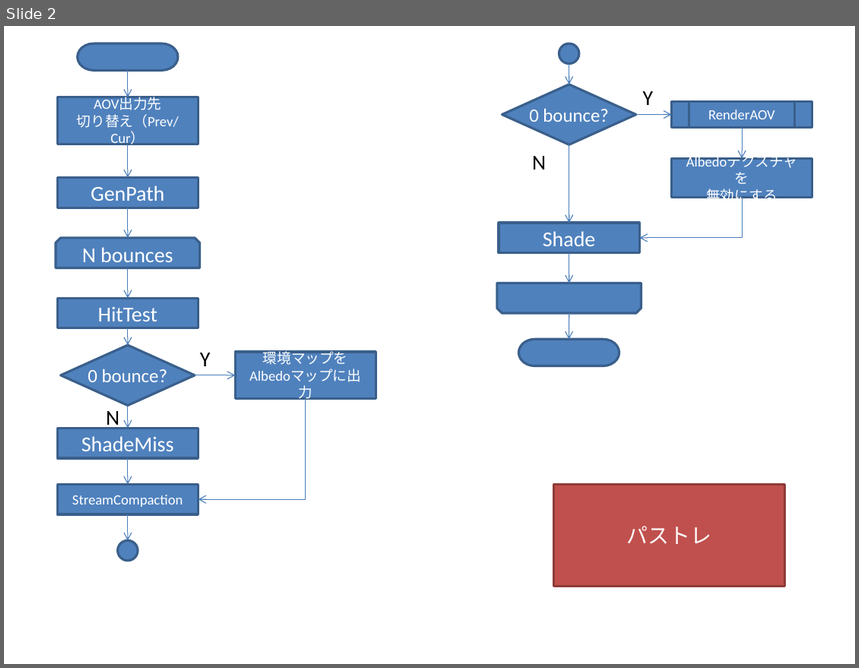
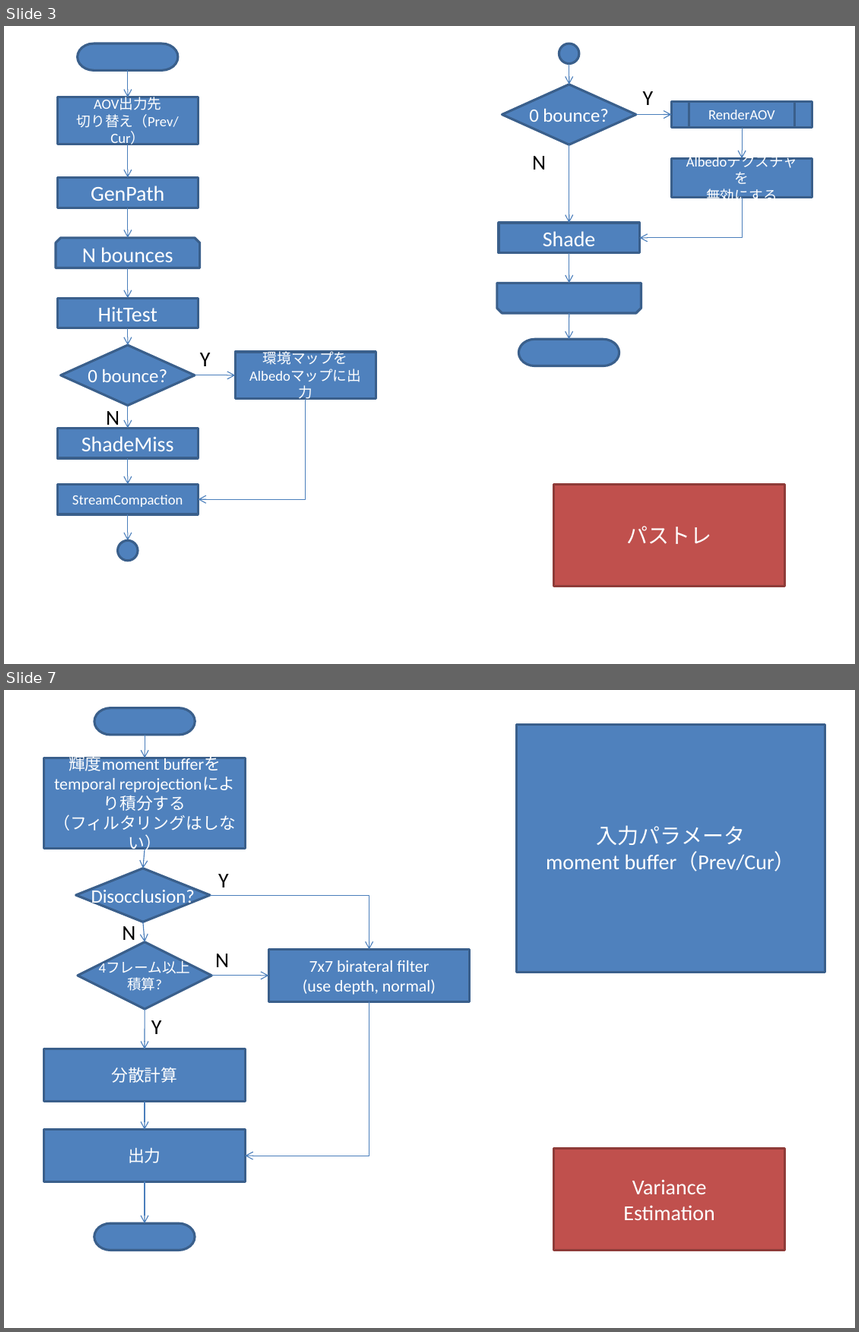
Before and after one commit to nackdai/aten, a slide deck: docs/FlowChartForSVGF.pptx. Shown one above the other, each under a label of ours: slide 2 before the commit, slides 3 and 7 after it; the slides between them are not shown. The pictures are 859x668 and 859x1332 pixels, drawn with LibreOffice and Linux fonts; fonts in the diff are those of the drawing. Boxes give left, top, right and bottom in pixels: in the first picture for what was removed or moved away, otherwise in the second. Text is boxed around its words. In the diff, an @@ line names an element or a change of style, - is before the commit and + after.

```diff
--- a/docs/FlowChartForSVGF.pptx
+++ b/docs/FlowChartForSVGF.pptx
@@ slide 7 added at [4, 690, 855, 1328], background #FFFFFF @@
@@ pill shape added at [94, 708, 195, 734], fill #4F81BD, outline #3A5F8C 2 pt @@
@@ arrow added from (145, 735) to (145, 758), #4B7EBC 0.75 pt @@
@@ rectangle added at [516, 724, 825, 972], fill #4F81BD, outline #3A5F8C 2 pt, 18 pt, text #FFFFFF @@
+入力パラメータ
+moment buffer（Prev/Cur）
@@ rectangle added at [44, 758, 245, 848], fill #4F81BD, outline #3A5F8C 2 pt, 14 pt, text #FFFFFF @@
+輝度moment bufferをtemporal reprojectionにより積分する
+（フィルタリングはしない）
@@ arrow added from (145, 848) to (143, 869), #4B7EBC 0.75 pt @@
@@ diamond added at [76, 869, 210, 923], fill #4F81BD, outline #3A5F8C 2 pt, 16 pt, text #FFFFFF @@
+Disocclusion?
@@ text added at [218, 874, 229, 888], 18 pt, text #000000 @@
+Y
@@ elbow arrow added from (210, 895) to (369, 950), #4B7EBC 0.75 pt @@
@@ text added at [122, 926, 135, 940], 18 pt, text #000000 @@
+N
@@ arrow added from (143, 923) to (145, 942), #4B7EBC 0.75 pt @@
@@ diamond added at [78, 942, 211, 1009], fill #4F81BD, outline #3A5F8C 2 pt, 12 pt, text #FFFFFF @@
+4フレーム以上
+積算?
@@ text added at [215, 954, 229, 967], 18 pt, text #000000 @@
+N
@@ rectangle added at [268, 950, 470, 1002], fill #4F81BD, outline #3A5F8C 2 pt, 14 pt, text #FFFFFF @@
+7x7 birateral filter
+(use depth, normal)
@@ arrow added from (211, 976) to (268, 976), #4B7EBC 0.75 pt @@
@@ elbow arrow added from (369, 1002) to (245, 1156), #4B7EBC 0.75 pt @@
@@ arrow added from (145, 1009) to (145, 1049), #4B7EBC 0.75 pt @@
@@ text added at [151, 1021, 162, 1034], 18 pt, text #000000 @@
+Y
@@ rectangle added at [44, 1049, 245, 1101], fill #4F81BD, outline #3A5F8C 2 pt, 14 pt, text #FFFFFF @@
+分散計算
@@ arrow added from (145, 1102) to (145, 1130), #4B7EBC 0.75 pt @@
@@ rectangle added at [44, 1130, 245, 1182], fill #4F81BD, outline #3A5F8C 2 pt, 14 pt, text #FFFFFF @@
+出力
@@ rectangle added at [554, 1149, 785, 1251], fill #C0504D, outline #8E3B39 2 pt, 18 pt, text #FFFFFF @@
+Variance
+Estimation
@@ arrow added from (145, 1182) to (145, 1224), #4B7EBC 0.75 pt @@
@@ pill shape added at [94, 1224, 195, 1250], fill #4F81BD, outline #3A5F8C 2 pt @@
@@ what was slide 2 is now slide 3 @@
```
Also in this commit, not shown: 3 slides changed, 2 other slides added.
